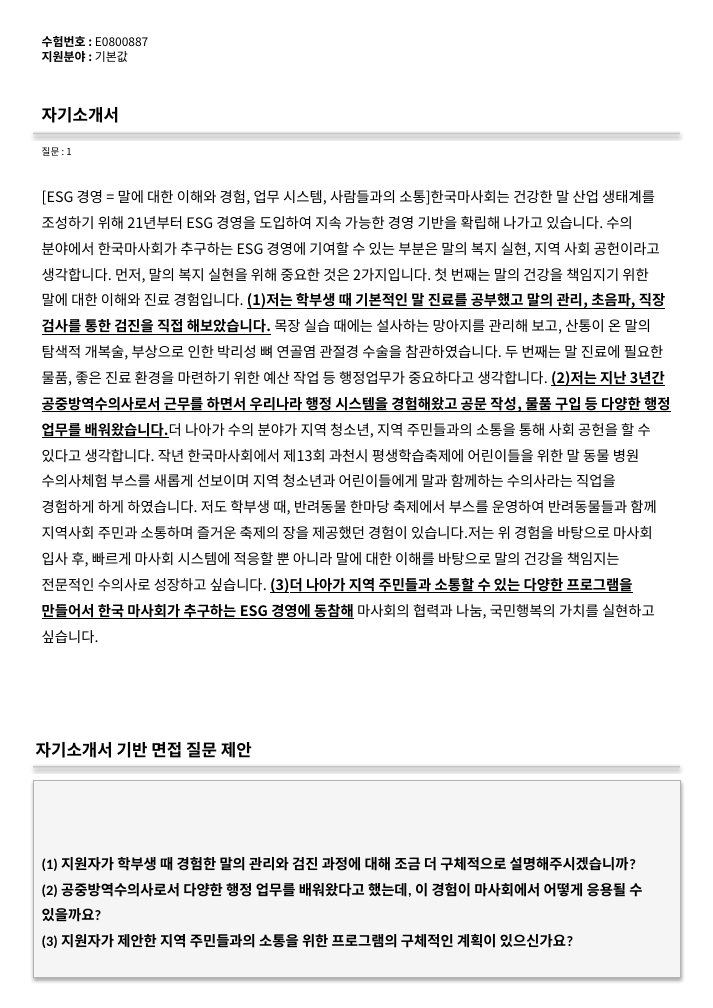
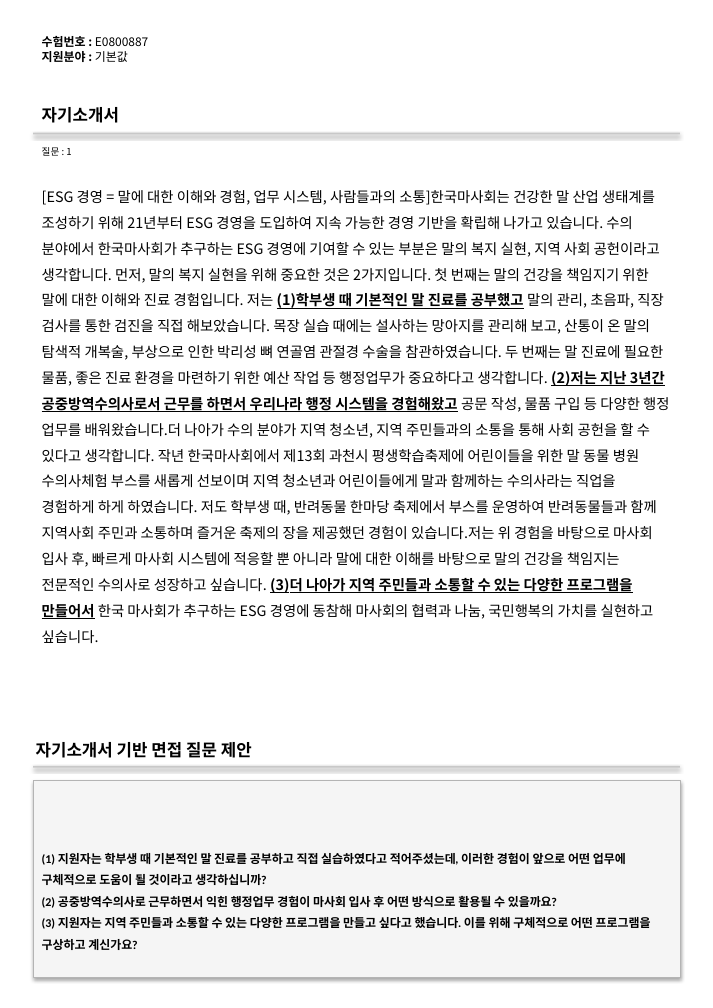
Before and after one commit to DaeGul2/isbr-auto-questionnaire, a slide deck: slide 5 of flask-server/outputs/output.pptx. Drawn at 713x1008 pixels with LibreOffice and Linux fonts; fonts in the diff are those of the drawing. Boxes give left, top, right and bottom in pixels: in the first picture for what was removed or moved away, otherwise in the second. Text is boxed around its words. In the diff, an @@ line names an element or a change of style, - is before the commit and + after.

```diff
--- a/flask-server/outputs/output.pptx
+++ b/flask-server/outputs/output.pptx
@@ text at box(42, 190, 669, 643): text changed @@
-[ESG 경영 = 말에 대한 이해와 경험, 업무 시스템, 사람들과의 소통]한국마사회는 건강한 말 산업 생태계를 조성하기 위해 21년부터 ESG 경영을 도입하여 지속 가능한 경영 기반을 확립해 나가고 있습니다. 수의 분야에서 한국마사회가 추구하는 ESG 경영에 기여할 수 있는 부분은 말의 복지 실현, 지역 사회 공헌이라고 생각합니다. 먼저, 말의 복지 실현을 위해 중요한 것은 2가지입니다. 첫 번째는 말의 건강을 책임지기 위한 말에 대한 이해와 진료 경험입니다. (1)저는 학부생 때 기본적인 말 진료를 공부했고 말의 관리, 초음파, 직장 검사를 통한 검진을 직접 해보았습니다. 목장 실습 때에는 설사하는 망아지를 관리해 보고, 산통이 온 말의 탐색적 개복술, 부상으로 인한 박리성 뼈 연골염 관절경 수술을 참관하였습니다. 두 번째는 말 진료에 필요한 물품, 좋은 진료 환경을 마련하기 위한 예산 작업 등 행정업무가 중요하다고 생각합니다. (2)저는 지난 3년간 공중방역수의사로서 근무를 하면서 우리나라 행정 시스템을 경험해왔고 공문 작성, 물품 구입 등 다양한 행정 업무를 배워왔습니다.더 나아가 수의 분야가 지역 청소년, 지역 주민들과의 소통을 통해 사회 공헌을 할 수 있다고 생각합니다. 작년 한국마사회에서 제13회 과천시 평생학습축제에 어린이들을 위한 말 동물 병원 수의사체험 부스를 새롭게 선보이며 지역 청소년과 어린이들에게 말과 함께하는 수의사라는 직업을 경험하게 하게 하였습니다. 저도 학부생 때, 반려동물 한마당 축제에서 부스를 운영하여 반려동물들과 함께 지역사회 주민과 소통하며 즐거운 축제의 장을 제공했던 경험이 있습니다.저는 위 경험을 바탕으로 마사회 입사 후, 빠르게 마사회 시스템에 적응할 뿐 아니라 말에 대한 이해를 바탕으로 말의 건강을 책임지는 전문적인 수의사로 성장하고 싶습니다. (3)더 나아가 지역 주민들과 소통할 수 있는 다양한 프로그램을 만들어서 한국 마사회가 추구하는 ESG 경영에 동참해 마사회의 협력과 나눔, 국민행복의 가치를 실현하고 싶습니다.
+[ESG 경영 = 말에 대한 이해와 경험, 업무 시스템, 사람들과의 소통]한국마사회는 건강한 말 산업 생태계를 조성하기 위해 21년부터 ESG 경영을 도입하여 지속 가능한 경영 기반을 확립해 나가고 있습니다. 수의 분야에서 한국마사회가 추구하는 ESG 경영에 기여할 수 있는 부분은 말의 복지 실현, 지역 사회 공헌이라고 생각합니다. 먼저, 말의 복지 실현을 위해 중요한 것은 2가지입니다. 첫 번째는 말의 건강을 책임지기 위한 말에 대한 이해와 진료 경험입니다. 저는 (1)학부생 때 기본적인 말 진료를 공부했고 말의 관리, 초음파, 직장 검사를 통한 검진을 직접 해보았습니다. 목장 실습 때에는 설사하는 망아지를 관리해 보고, 산통이 온 말의 탐색적 개복술, 부상으로 인한 박리성 뼈 연골염 관절경 수술을 참관하였습니다. 두 번째는 말 진료에 필요한 물품, 좋은 진료 환경을 마련하기 위한 예산 작업 등 행정업무가 중요하다고 생각합니다. (2)저는 지난 3년간 공중방역수의사로서 근무를 하면서 우리나라 행정 시스템을 경험해왔고 공문 작성, 물품 구입 등 다양한 행정 업무를 배워왔습니다.더 나아가 수의 분야가 지역 청소년, 지역 주민들과의 소통을 통해 사회 공헌을 할 수 있다고 생각합니다. 작년 한국마사회에서 제13회 과천시 평생학습축제에 어린이들을 위한 말 동물 병원 수의사체험 부스를 새롭게 선보이며 지역 청소년과 어린이들에게 말과 함께하는 수의사라는 직업을 경험하게 하게 하였습니다. 저도 학부생 때, 반려동물 한마당 축제에서 부스를 운영하여 반려동물들과 함께 지역사회 주민과 소통하며 즐거운 축제의 장을 제공했던 경험이 있습니다.저는 위 경험을 바탕으로 마사회 입사 후, 빠르게 마사회 시스템에 적응할 뿐 아니라 말에 대한 이해를 바탕으로 말의 건강을 책임지는 전문적인 수의사로 성장하고 싶습니다. (3)더 나아가 지역 주민들과 소통할 수 있는 다양한 프로그램을 만들어서 한국 마사회가 추구하는 ESG 경영에 동참해 마사회의 협력과 나눔, 국민행복의 가치를 실현하고 싶습니다.
@@ text in rectangle at box(42, 853, 651, 950): text changed; size 12 to 10 pt @@
-(1) 지원자가 학부생 때 경험한 말의 관리와 검진 과정에 대해 조금 더 구체적으로 설명해주시겠습니까?
-(2) 공중방역수의사로서 다양한 행정 업무를 배워왔다고 했는데, 이 경험이 마사회에서 어떻게 응용될 수 있을까요?
-(3) 지원자가 제안한 지역 주민들과의 소통을 위한 프로그램의 구체적인 계획이 있으신가요?
+(1) 지원자는 학부생 때 기본적인 말 진료를 공부하고 직접 실습하였다고 적어주셨는데, 이러한 경험이 앞으로 어떤 업무에 구체적으로 도움이 될 것이라고 생각하십니까?
+(2) 공중방역수의사로 근무하면서 익힌 행정업무 경험이 마사회 입사 후 어떤 방식으로 활용될 수 있을까요?
+(3) 지원자는 지역 주민들과 소통할 수 있는 다양한 프로그램을 만들고 싶다고 했습니다. 이를 위해 구체적으로 어떤 프로그램을 구상하고 계신가요?
```
Also in this commit, not shown: 15 other slides changed, 10 other files.
